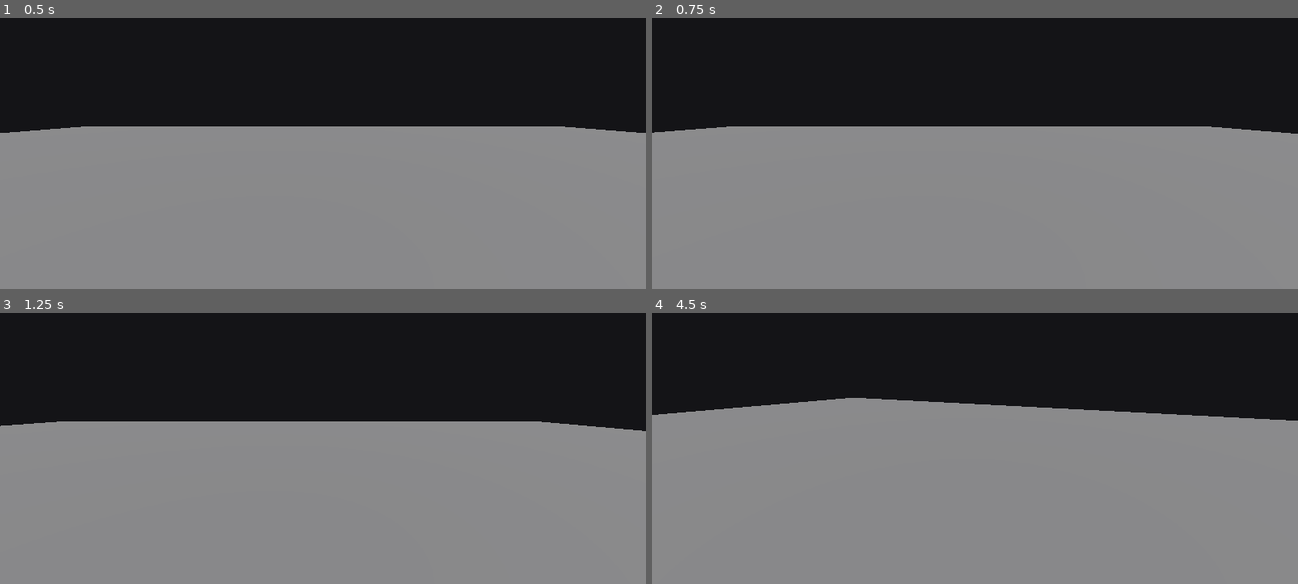
Above: before the commit, frames 1-4 (two rows, left to right).
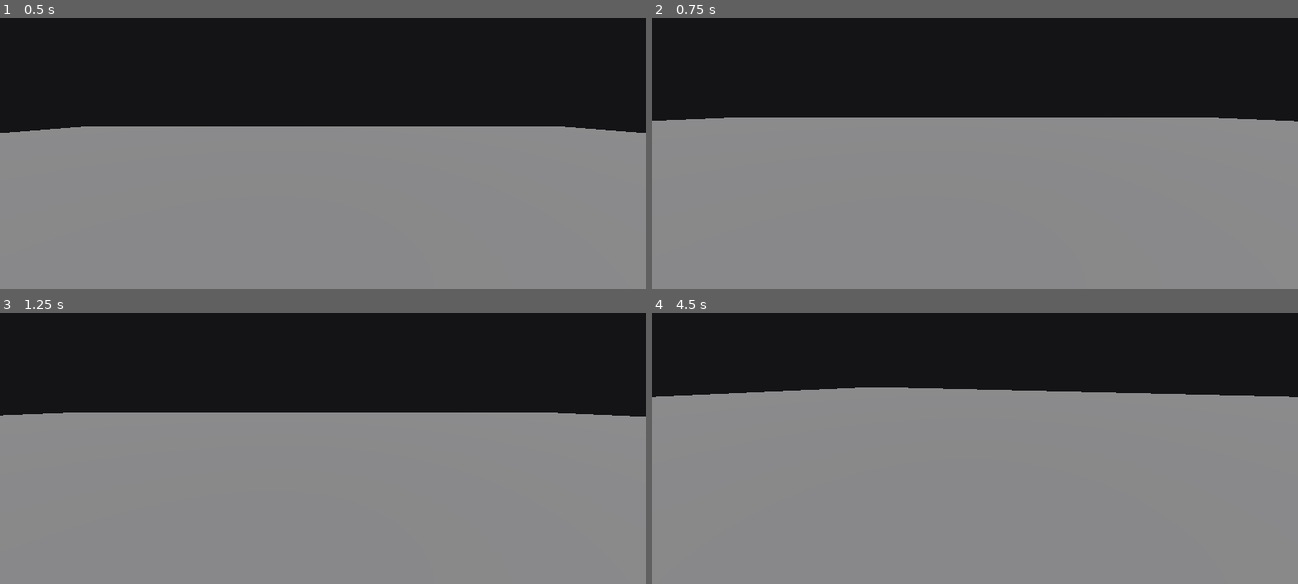
Above: after the commit, the same moments.

Repository: retardAFK/echo
Game: Godot game, scene res://game/maps/main.tscn
Two runs of this game, one before a commit and one after it. Both use one fixed random seed, a clock stepped at 60 frames per second and the inputs below.
Inputs (mouse positions are in pixels of both pictures, inside the frame that each line leads up to):
- Up to frame 1 (0.5 s): no input
- Up to frame 2 (0.75 s): tap Enter at 0.5 s; move the mouse to (1117, 88) at 0.52 s; hold D (move_right) from 0.53 s (still down); hold C (crouch, bound only after the commit) from 0.53 s (still down); click (1117, 88) at 0.67 s
- Up to frame 3 (1.25 s): keep holding D (move_right); keep holding C (crouch, bound only after the commit); tap Shift (sprint, bound only after the commit) at 0.8 s
- Up to frame 4 (4.5 s): move the mouse to (942, 405) at 1.27 s; release D (move_right) at 1.28 s; release C (crouch, bound only after the commit) at 1.28 s; hold W (move_forward) 1.28-4.28 s; tap Shift (sprint, bound only after the commit) at 1.35, 2.3, 2.85, 3.8, 4.35 s; tap C (crouch, bound only after the commit) at 1.55, 3.05 s; move the mouse to (987, 397) at 2.02 s; hold C (crouch, bound only after the commit) 2.03-2.78 s; move the mouse to (968, 407) at 2.77 s; move the mouse to (1020, 407) at 3.52 s; hold C (crouch, bound only after the commit) 3.53-4.28 s; tap Escape (release_mouse) at 4.15 s; move the mouse to (781, 348) at 4.27 s; hold A (move_left) from 4.28 s (still down); click (781, 348) at 4.42 s

Frame 1 is identical in both runs. In frame 2, 3.4% of the frame differs, in the area x 0-100%, y 36-43%; in frame 3, 3.5%; in frame 4, 6.0%, in the area x 0-100%, y 27-40%.

Commit message:
T-004: ajoute la course, l'accroupi, la montée des marches et le signal d'allure
Co-Authored-By: Claude Opus 5.5 <noreply@anthropic.com>
Claude-Session: https://claude.ai/code/session_01P26JFgAqqgSu9THdpf1QNm

Diff:
--- a/game/entities/player/player.gd
+++ b/game/entities/player/player.gd
@@ -3,14 +3,24 @@
 ## First-person player controller (spec S-001).
 ## Movement math lives in PlayerMotion, tunable values in PlayerSettings.
 
+## Emitted when the player switches between crouching, walking and sprinting.
+## The noise system (S-002) listens to it.
+signal gait_changed(gait: PlayerMotion.Gait)
+
 @export var settings: PlayerSettings
 
 var _gait := PlayerMotion.Gait.WALK
+var _wants_crouch := false
 var _pitch := 0.0
+var _height := 0.0
+var _bob_phase := 0.0
 var _capsule: CapsuleShape3D
+var _headroom_sphere: SphereShape3D
 
 @onready var _collision: CollisionShape3D = $CollisionShape3D
 @onready var _head: Node3D = $Head
+@onready var _camera: Camera3D = $Head/Camera3D
+@onready var _headroom_cast: ShapeCast3D = $HeadroomCast
 
 
 func _ready() -> void:
@@ -18,12 +28,17 @@
 	_capsule = _collision.shape.duplicate()
 	_collision.shape = _capsule
 	_capsule.radius = settings.capsule_radius
+	_headroom_sphere = SphereShape3D.new()
+	_headroom_sphere.radius = settings.capsule_radius
+	_headroom_cast.shape = _headroom_sphere
 	_apply_height(settings.standing_height)
 
 
 func _unhandled_input(event: InputEvent) -> void:
 	if event.is_action_pressed("release_mouse"):
 		Input.mouse_mode = Input.MOUSE_MODE_VISIBLE
+	elif event.is_action_pressed("crouch"):
+		toggle_crouch()
 	elif event is InputEventMouseButton and event.pressed:
 		# Browsers only allow pointer capture right after a user gesture.
 		Input.mouse_mode = Input.MOUSE_MODE_CAPTURED
@@ -35,6 +50,15 @@
 	if not is_on_floor():
 		velocity += get_gravity() * delta
 	var input := Input.get_vector("move_left", "move_right", "move_forward", "move_back")
+	_set_gait(
+		PlayerMotion.resolve_gait(
+			_wants_crouch,
+			Input.is_action_pressed("sprint"),
+			not input.is_zero_approx(),
+			_gait == PlayerMotion.Gait.CROUCH,
+			_has_headroom()
+		)
+	)
 	var target_speed := PlayerMotion.speed_for_gait(settings, _gait)
 	var target := PlayerMotion.wish_direction(input, rotation.y) * target_speed
 	var horizontal := PlayerMotion.approach_velocity(
@@ -42,7 +66,12 @@
 	)
 	velocity.x = horizontal.x
 	velocity.z = horizontal.z
+	var step := _step_up_height(horizontal * delta)
+	if step > 0.0:
+		global_position.y += step
 	move_and_slide()
+	_update_height(delta)
+	_update_head_bob(horizontal.length(), target_speed, delta)
 
 
 ## Turns the body (yaw) and the head (pitch) from a mouse movement in screen pixels.
@@ -53,11 +82,89 @@
 	_head.rotation.x = _pitch
 
 
+## Switches between crouching and standing (crouch key, toggle mode).
+func toggle_crouch() -> void:
+	_wants_crouch = not _wants_crouch
+
+
 func get_pitch() -> float:
 	return _pitch
 
 
+func get_gait() -> PlayerMotion.Gait:
+	return _gait
+
+
+func get_height() -> float:
+	return _height
+
+
+func _set_gait(gait: PlayerMotion.Gait) -> void:
+	if gait == _gait:
+		return
+	_gait = gait
+	gait_changed.emit(gait)
+
+
+func _has_headroom() -> bool:
+	if is_equal_approx(_height, settings.standing_height):
+		return true
+	# Sweep a sphere from the top of the current capsule up to the standing height.
+	_headroom_cast.position.y = _height - settings.capsule_radius
+	_headroom_cast.target_position = Vector3.UP * (settings.standing_height - _height)
+	_headroom_cast.force_shapecast_update()
+	return not _headroom_cast.is_colliding()
+
+
+## Height of a low step in front of the player that can be climbed, or 0.
+## Godot's CharacterBody3D does not climb steps by itself.
+func _step_up_height(motion: Vector3) -> float:
+	if not is_on_floor() or motion.is_zero_approx():
+		return 0.0
+	var blocked := KinematicCollision3D.new()
+	if (
+		not test_move(global_transform, motion, blocked)
+		or blocked.get_normal().angle_to(Vector3.UP) <= floor_max_angle
+	):
+		return 0.0  # Free path, or a walkable slope that move_and_slide handles.
+	var rise := Vector3.UP * settings.max_step_height
+	var raised := global_transform.translated(rise)
+	# Probe far enough ahead for the round bottom of the capsule to land on the step.
+	var probe := motion.normalized() * maxf(motion.length(), settings.capsule_radius * 0.5)
+	var landing := KinematicCollision3D.new()
+	if (
+		test_move(global_transform, rise)
+		or test_move(raised, probe)
+		or not test_move(raised.translated(probe), -rise, landing)
+	):
+		return 0.0  # Ceiling above, too high to climb, or nothing to stand on.
+	if landing.get_normal().angle_to(Vector3.UP) > floor_max_angle:
+		return 0.0
+	return rise.y + landing.get_travel().y
+
+
+func _update_height(delta: float) -> void:
+	var target := PlayerMotion.height_for_gait(settings, _gait)
+	if is_equal_approx(_height, target):
+		return
+	var rate := (
+		(settings.standing_height - settings.crouch_height) / settings.crouch_transition_time
+	)
+	_apply_height(move_toward(_height, target, rate * delta))
+
+
 func _apply_height(height: float) -> void:
+	_height = height
 	_capsule.height = height
 	_collision.position.y = height * 0.5
 	_head.position.y = height - settings.eye_offset
+
+
+func _update_head_bob(speed: float, target_speed: float, delta: float) -> void:
+	if is_on_floor():
+		_bob_phase = fmod(
+			_bob_phase + speed * delta * TAU * settings.head_bob_cycles_per_meter, TAU
+		)
+	var amount := clampf(speed / target_speed, 0.0, 1.0) if target_speed > 0.0 else 0.0
+	var amplitude := PlayerMotion.head_bob_amplitude(settings, _gait) * amount
+	_camera.position = PlayerMotion.head_bob_offset(_bob_phase, amplitude)
--- a/game/entities/player/player.tscn
+++ b/game/entities/player/player.tscn
@@ -20,3 +20,6 @@
 
 [node name="Camera3D" type="Camera3D" parent="Head"]
 current = true
+
+[node name="HeadroomCast" type="ShapeCast3D" parent="."]
+max_results = 1
--- a/project.godot
+++ b/project.godot
@@ -42,6 +42,16 @@
 "events": [Object(InputEventKey,"resource_local_to_scene":false,"resource_name":"","device":-1,"window_id":0,"alt_press …(195 unchanged characters)…
 ]
 }
+sprint={
+"deadzone": 0.2,
+"events": [Object(InputEventKey,"resource_local_to_scene":false,"resource_name":"","device":-1,"window_id":0,"alt_pressed":false,"shift_pressed":false,"ctrl_pressed":false,"meta_pressed":false,"pressed":false,"keycode":0,"physical_keycode":4194325,"key_label":0,"unicode":0,"location":0,"echo":false,"script":null)
+]
+}
+crouch={
+"deadzone": 0.2,
+"events": [Object(InputEventKey,"resource_local_to_scene":false,"resource_name":"","device":-1,"window_id":0,"alt_pressed":false,"shift_pressed":false,"ctrl_pressed":false,"meta_pressed":false,"pressed":false,"keycode":0,"physical_keycode":67,"key_label":0,"unicode":0,"location":0,"echo":false,"script":null)
+]
+}
 
 [rendering]
 
--- a/tests/test_player.gd
+++ b/tests/test_player.gd
@@ -22,7 +22,7 @@
 
 
 func after_each() -> void:
-	for action in ["move_forward", "move_back", "move_left", "move_right"]:
+	for action in ["move_forward", "move_back", "move_left", "move_right", "sprint"]:
 		Input.action_release(action)
 
 
@@ -77,3 +77,68 @@
 	assert_almost_eq(_player.get_pitch(), deg_to_rad(_player.settings.pitch_limit), EPSILON)
 	_player.look(Vector2(0.0, 100000.0))
 	assert_almost_eq(_player.get_pitch(), -deg_to_rad(_player.settings.pitch_limit), EPSILON)
+
+
+func _add_box(size: Vector3, center: Vector3) -> StaticBody3D:
+	var body := StaticBody3D.new()
+	var shape := CollisionShape3D.new()
+	var box := BoxShape3D.new()
+	box.size = size
+	shape.shape = box
+	body.add_child(shape)
+	body.position = center
+	add_child_autofree(body)
+	return body
+
+
+func test_sprints_faster_and_signals_gait() -> void:
+	watch_signals(_player)
+	Input.action_press("move_forward")
+	Input.action_press("sprint")
+	await wait_physics_frames(ONE_SECOND_FRAMES)
+	assert_eq(_player.get_gait(), PlayerMotion.Gait.SPRINT)
+	assert_almost_eq(_horizontal_speed(), _player.settings.sprint_speed, 0.05)
+	assert_signal_emitted_with_parameters(_player, "gait_changed", [PlayerMotion.Gait.SPRINT])
+
+
+func test_crouch_lowers_eyes_and_slows_down() -> void:
+	_player.toggle_crouch()
+	Input.action_press("move_forward")
+	await wait_physics_frames(ONE_SECOND_FRAMES)
+	assert_eq(_player.get_gait(), PlayerMotion.Gait.CROUCH)
+	assert_almost_eq(_player.get_height(), _player.settings.crouch_height, EPSILON)
+	assert_almost_eq(_horizontal_speed(), _player.settings.crouch_speed, 0.05)
+	_player.toggle_crouch()
+	await wait_physics_frames(ONE_SECOND_FRAMES)
+	assert_eq(_player.get_gait(), PlayerMotion.Gait.WALK)
+	assert_almost_eq(_player.get_height(), _player.settings.standing_height, EPSILON)
+
+
+func test_cannot_stand_under_low_ceiling() -> void:
+	_player.toggle_crouch()
+	await wait_physics_frames(ONE_SECOND_FRAMES)
+	# A 1.2 m high passage, as in the spec, right above the crouched player.
+	var slab := _add_box(Vector3(4.0, 0.3, 4.0), Vector3(0.0, 1.35, 0.0))
+	_player.toggle_crouch()
+	await wait_physics_frames(ONE_SECOND_FRAMES)
+	assert_eq(_player.get_gait(), PlayerMotion.Gait.CROUCH)
+	assert_almost_eq(_player.get_height(), _player.settings.crouch_height, EPSILON)
+	slab.free()
+	await wait_physics_frames(ONE_SECOND_FRAMES)
+	assert_eq(_player.get_gait(), PlayerMotion.Gait.WALK)
+
+
+func test_climbs_low_step() -> void:
+	_add_box(Vector3(4.0, 0.25, 20.0), Vector3(0.0, 0.125, -11.0))
+	Input.action_press("move_forward")
+	await wait_physics_frames(ONE_SECOND_FRAMES * 2)
+	assert_lt(_player.global_position.z, -1.5, "Player must be on the step")
+	assert_almost_eq(_player.global_position.y, 0.25, 0.05)
+
+
+func test_blocked_by_low_wall() -> void:
+	_add_box(Vector3(4.0, 0.6, 0.3), Vector3(0.0, 0.3, -2.0))
+	Input.action_press("move_forward")
+	await wait_physics_frames(ONE_SECOND_FRAMES * 2)
+	assert_gt(_player.global_position.z, -2.0, "Player must stay behind the wall")
+	assert_almost_eq(_player.global_position.y, 0.0, 0.05)
--- a/tests/test_project_settings.gd
+++ b/tests/test_project_settings.gd
@@ -24,7 +24,9 @@
 
 func test_movement_actions_use_physical_keys() -> void:
 	# Physical key codes give ZQSD on AZERTY and WASD on QWERTY (spec S-001).
-	for action in ["move_forward", "move_back", "move_left", "move_right", "release_mouse"]:
+	for action in [
+		"move_forward", "move_back", "move_left", "move_right", "sprint", "crouch", "release_mouse"
+	]:
 		assert_true(InputMap.has_action(action), "Missing input action: %s" % action)
 		for event in InputMap.action_get_events(action):
 			if event is InputEventKey:
Not shown, changed: specs/S-001-deplacement-joueur/tasks.md
